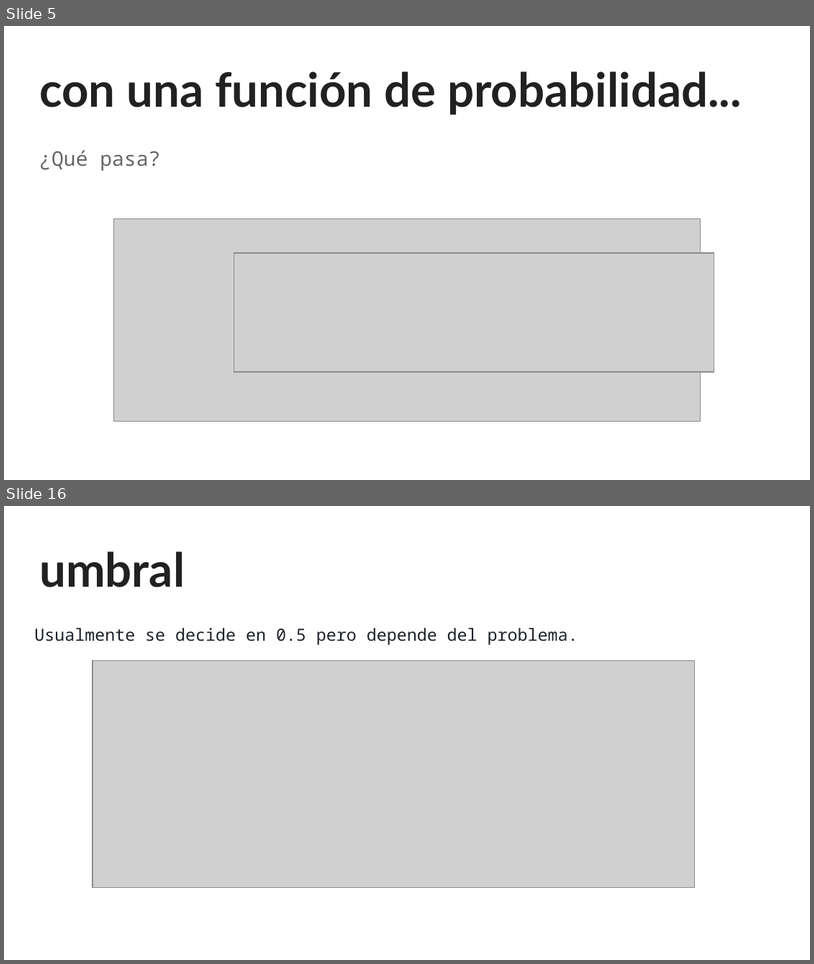
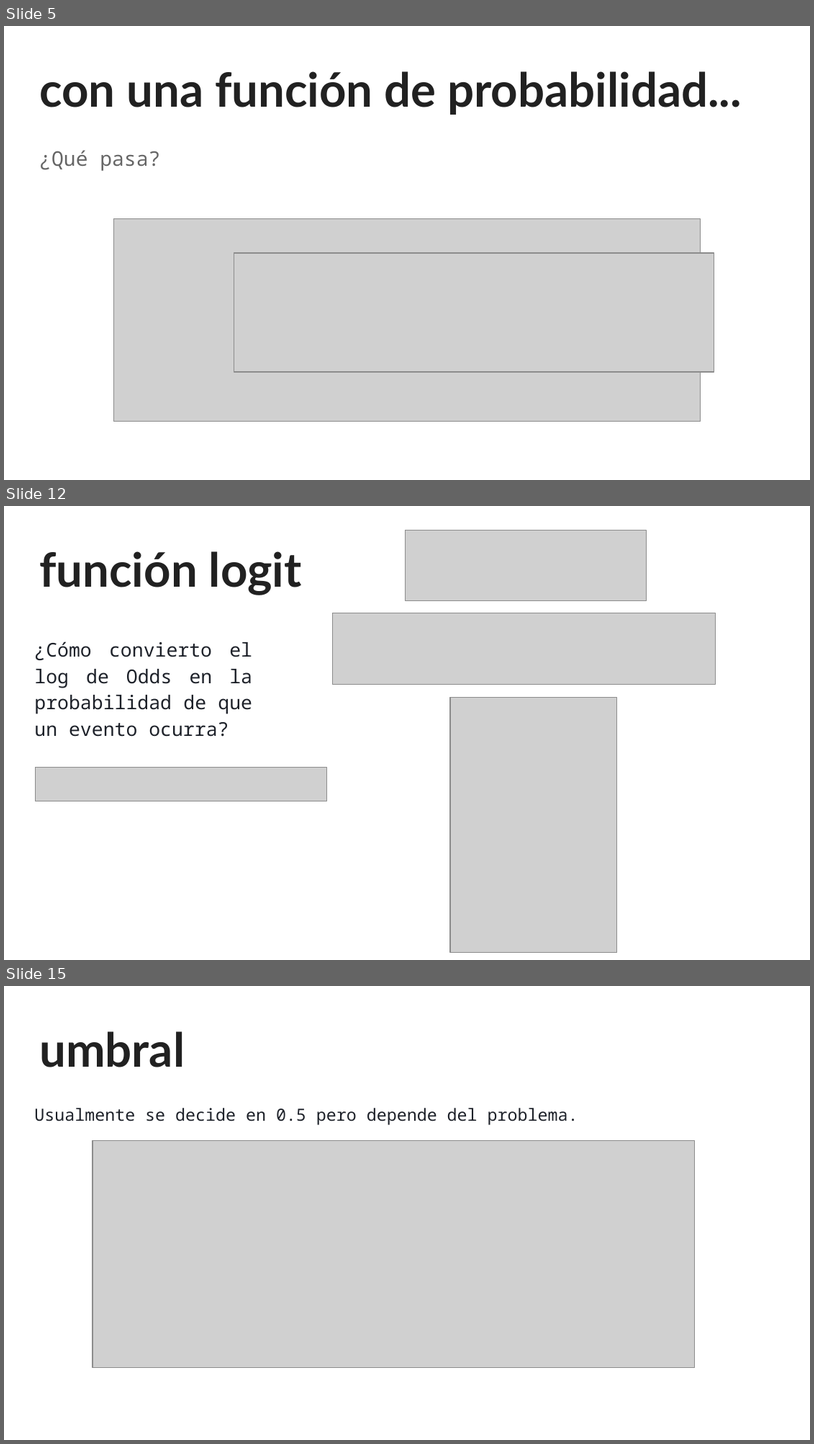
Before and after one commit to sainosmichelle/sainosmichelle.github.io, a slide deck: assets/files/Tema6/reg_log/6.2 Regresión Logística.pptx. Shown one above the other, each under a label of ours: slides 5 and 16 before the commit, slides 5, 12 and 15 after it; the slides between them are not shown. The pictures are 814x964 and 814x1444 pixels, drawn with LibreOffice and Linux fonts; fonts in the diff are those of the drawing; grey boxes stand for pictures. Boxes give left, top, right and bottom in pixels: in the first picture for what was removed or moved away, otherwise in the second. Text is boxed around its words. In the diff, an @@ line names an element or a change of style, - is before the commit and + after.

```diff
--- a/assets/files/Tema6/reg_log/6.2 Regresión Logística.pptx
+++ b/assets/files/Tema6/reg_log/6.2 Regresión Logística.pptx
@@ slide 12 added at (x1=4, y1=506, x2=810, y2=960), background #FFFFFF @@
@@ picture added at (x1=406, y1=530, x2=647, y2=601) @@
@@ title added at (x1=39, y1=551, x2=302, y2=595), 42 pt, text #212121, bold @@
+función logit
@@ picture added at (x1=333, y1=613, x2=716, y2=685) @@
@@ text added at (x1=34, y1=641, x2=252, y2=736), 17 pt, text #1D2129 @@
+¿Cómo convierto el log de Odds en la probabilidad de que un evento ocurra?
@@ picture added at (x1=450, y1=697, x2=617, y2=952) @@
@@ picture added at (x1=36, y1=767, x2=327, y2=801) @@
@@ what was slide 16 is now slide 15 @@
```
Also in this commit, not shown: 10 slides changed, 2 slides removed, 5 other files.
